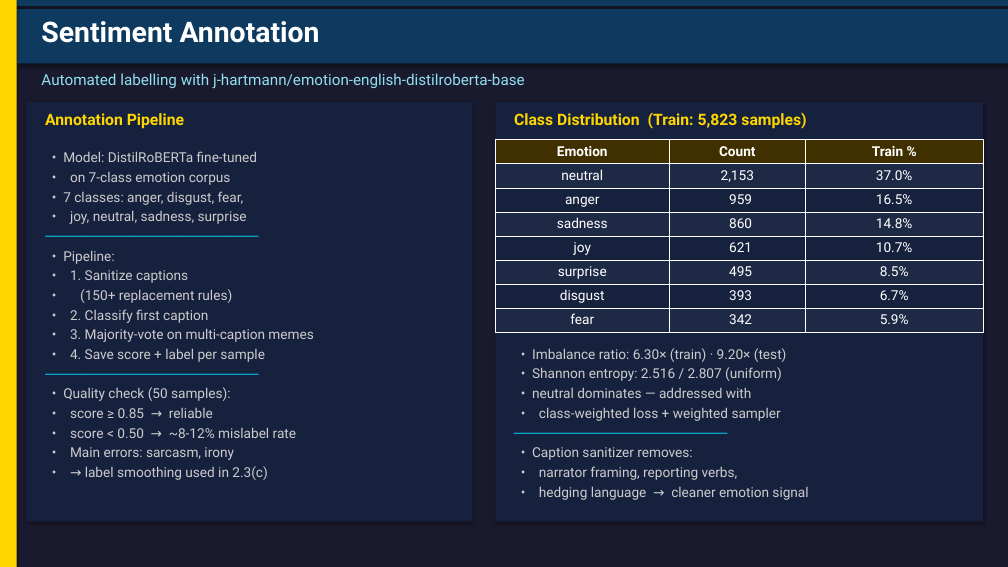
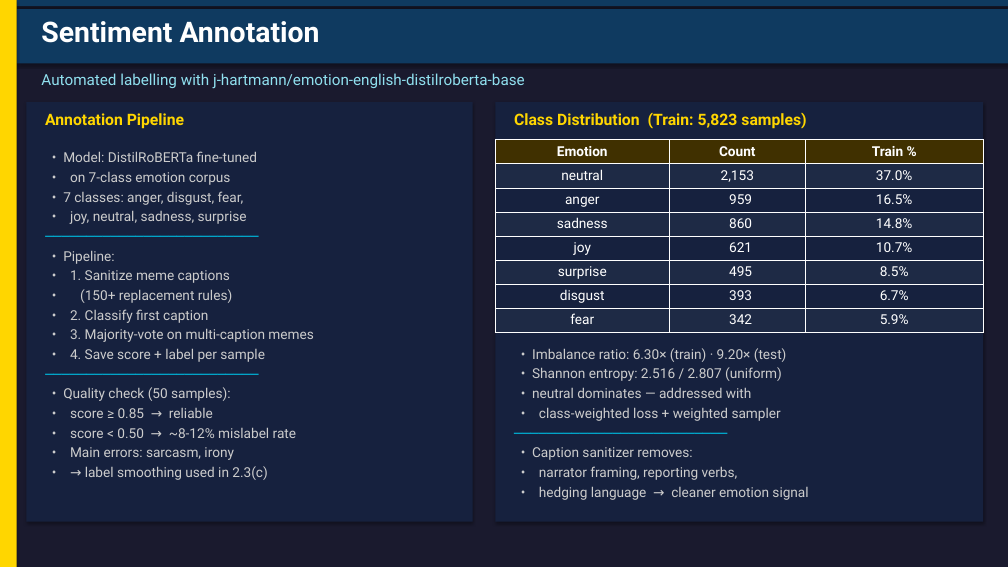
Before and after one commit to OnurAlp-Guvercin/CMPE597_Group13, a slide deck: slide 16 of CMPE597_Group13.pptx. Drawn at 1008x567 pixels with LibreOffice and Linux fonts; fonts in the diff are those of the drawing. Boxes give left, top, right and bottom in pixels: in the first picture for what was removed or moved away, otherwise in the second. Text is boxed around its words. In the diff, an @@ line names an element or a change of style, - is before the commit and + after.

```diff
--- a/CMPE597_Group13.pptx
+++ b/CMPE597_Group13.pptx
@@ text at bbox=[70, 270, 230, 283]: text changed @@
-• 1. Sanitize captions
+• 1. Sanitize meme captions
```
Also in this commit, not shown: 2 other slides changed, 2 other files.
